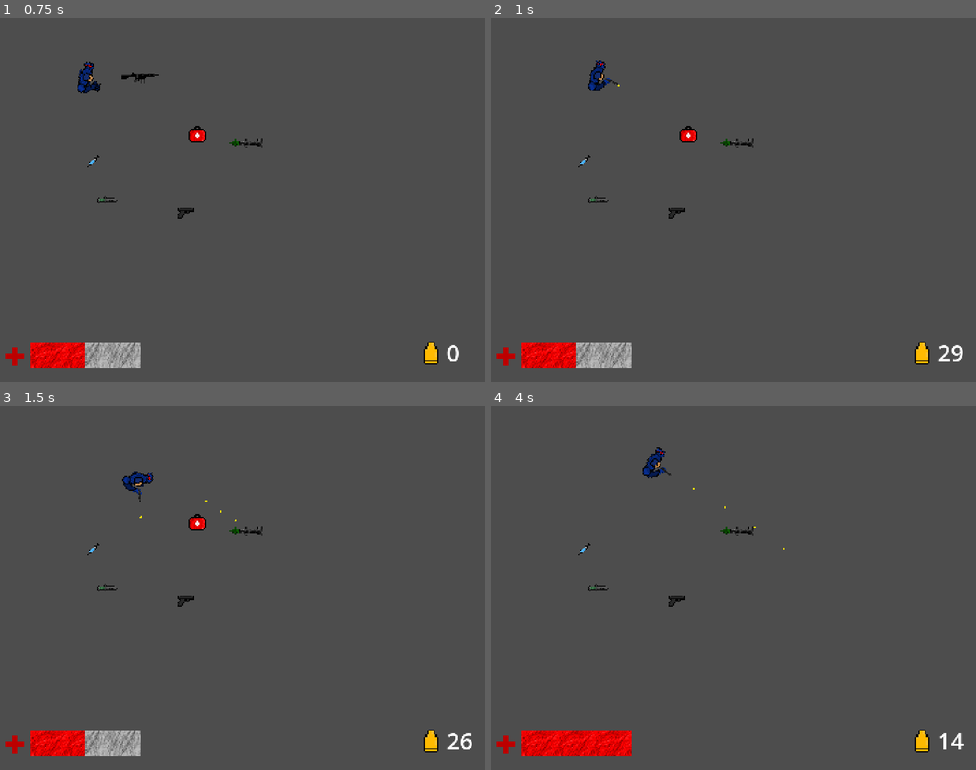
Above: before the commit, frames 1-4 (two rows, left to right).
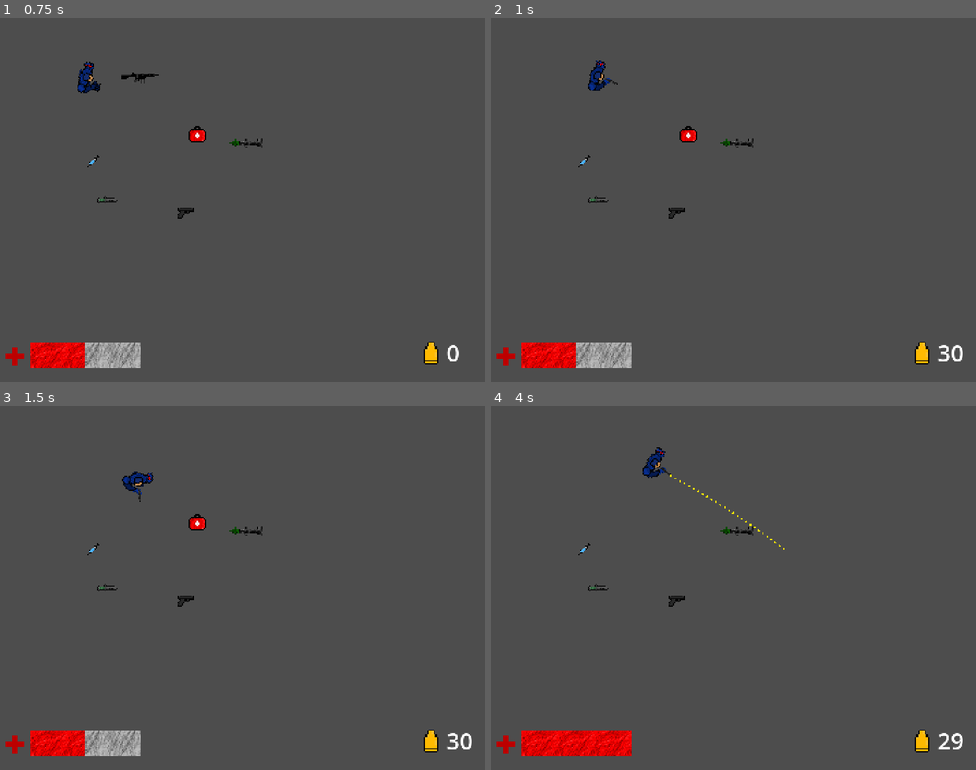
Above: after the commit, the same moments.

Repository: vladydad/Invasion_godot
Game: Godot game, scene res://Tutorial.tscn
Two runs of this game, one before a commit and one after it. Both use one fixed random seed, a clock stepped at 60 frames per second and the inputs below.
Inputs (mouse positions are in pixels of both pictures, inside the frame that each line leads up to):
- Up to frame 1 (0.75 s): tap Enter at 0.5 s; move the mouse to (349, 181) at 0.52 s; press the mouse at (349, 181) at 0.53 s; hold Right (ui_right) from 0.53 s (still down)
- Up to frame 2 (1 s): keep holding Right (ui_right)
- Up to frame 3 (1.5 s): move the mouse to (145, 606) at 1.27 s; release Right (ui_right) at 1.28 s; release the mouse at (145, 606) at 1.28 s; hold Down (ui_down) from 1.28 s (still down); click (145, 606) at 1.35 s
- Up to frame 4 (4 s): move the mouse to (782, 507) at 2.02 s; release Down (ui_down) at 2.03 s; press the mouse at (782, 507) at 2.03 s; hold Right (ui_right) 2.03-2.78 s; move the mouse to (709, 660) at 2.77 s; release the mouse at (709, 660) at 2.78 s; hold Up (ui_up) 2.78-3.53 s; click (709, 660) at 2.85 s; move the mouse to (879, 642) at 3.52 s; press the mouse at (879, 642) at 3.53 s; hold Left (ui_left) from 3.53 s (still down)

Frame 1 is identical in both runs. In frame 2, less than 0.1% of the frame differs, in the area x 26-98%, y 18-95%; in frame 3, less than 0.1%; in frame 4, 0.2%, in the area x 36-98%, y 18-95%.

Commit message:
zawg

Diff:
--- a/invasion/player.gd
+++ b/invasion/player.gd
@@ -70,7 +70,9 @@
 
 
 func reload():
+	canShoot = false
 	$ReloadSound.play()
+	await get_tree().create_timer(3).timeout
 	if weapon == "pistol":
 		ammo = 10
 	elif weapon == "ar":
@@ -79,6 +81,7 @@
 		ammo = 3
 	elif weapon == "knife":
 		ammo = 0
+	canShoot = true
 
 func _process(delta: float) -> void:
 	look_at(get_global_mouse_position())
@@ -185,11 +188,14 @@
 
 func swingKnife():
 	stabbing = true
+	canShoot = false
 	$KnifeSound.play()
 	$AnimatedSprite2D.play("swing")
 	if velocity.length() > 0:
 		await get_tree().create_timer(0.6).timeout
 		stabbing = false
+		canShoot = true
 	else:
 		await get_tree().create_timer(0.4).timeout
 		stabbing = false
+		canShoot = true
